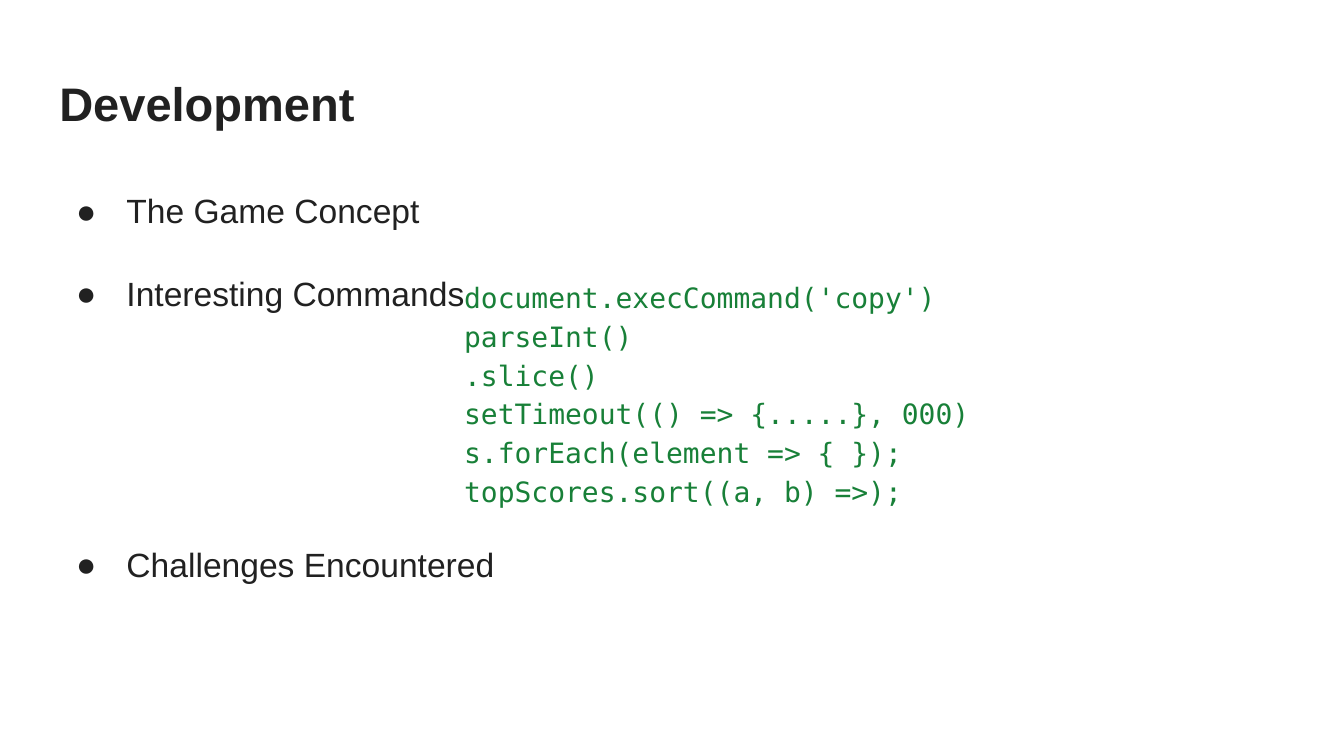
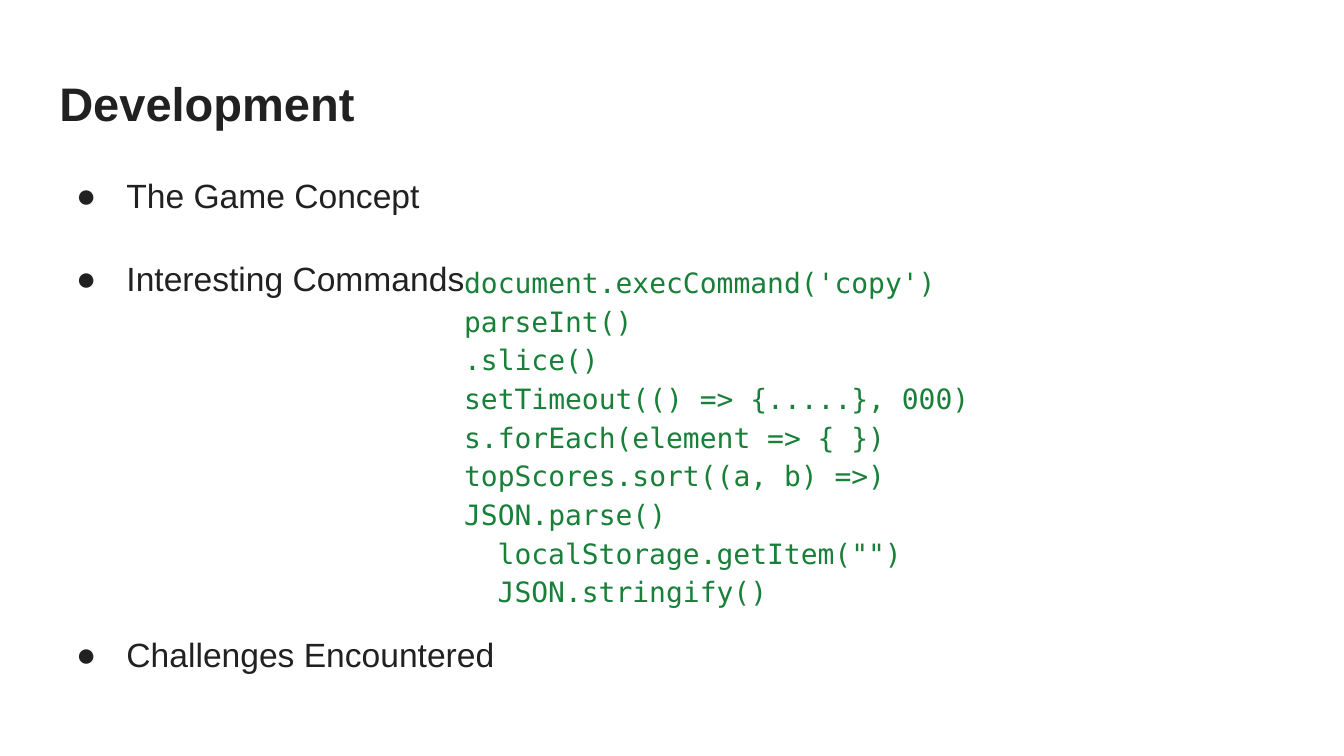
Before and after one commit to MohdAlmosawy/CopycatSimonsSymphony, a slide deck: slide 4 of Documentation/CopycatSimonsSymphonypresintation.pptx. Drawn at 1344x756 pixels with LibreOffice and Linux fonts; fonts in the diff are those of the drawing. Boxes give left, top, right and bottom in pixels: in the first picture for what was removed or moved away, otherwise in the second. Text is boxed around its words. In the diff, an @@ line names an element or a change of style, - is before the commit and + after.

```diff
--- a/Documentation/CopycatSimonsSymphonypresintation.pptx
+++ b/Documentation/CopycatSimonsSymphonypresintation.pptx
@@ text "The Game Concept": place and size @@
-text "The Game Concept" at box(126, 198, 419, 230)
+text "The Game Concept" at box(126, 183, 419, 214)
@@ text "Interesting Commands": place and size @@
-text "Interesting Commands" at box(126, 281, 465, 312)
+text "Interesting Commands" at box(126, 266, 465, 297)
@@ text "document.execCommand('copy')": place and size @@
-text "document.execCommand('copy')" at box(464, 286, 969, 508)
+text "document.execCommand('copy')" at box(464, 271, 969, 608)
@@ text at box(464, 426, 902, 608): text changed @@
-s.forEach(element => { });
-topScores.sort((a, b) =>);
+s.forEach(element => { })
+topScores.sort((a, b) =>)
+JSON.parse()
+localStorage.getItem("")
+JSON.stringify()
@@ text "Challenges Encountered": place and size @@
-text "Challenges Encountered" at box(126, 552, 494, 583)
+text "Challenges Encountered" at box(126, 642, 494, 673)
```
Also in this commit, not shown: 1 other file.
